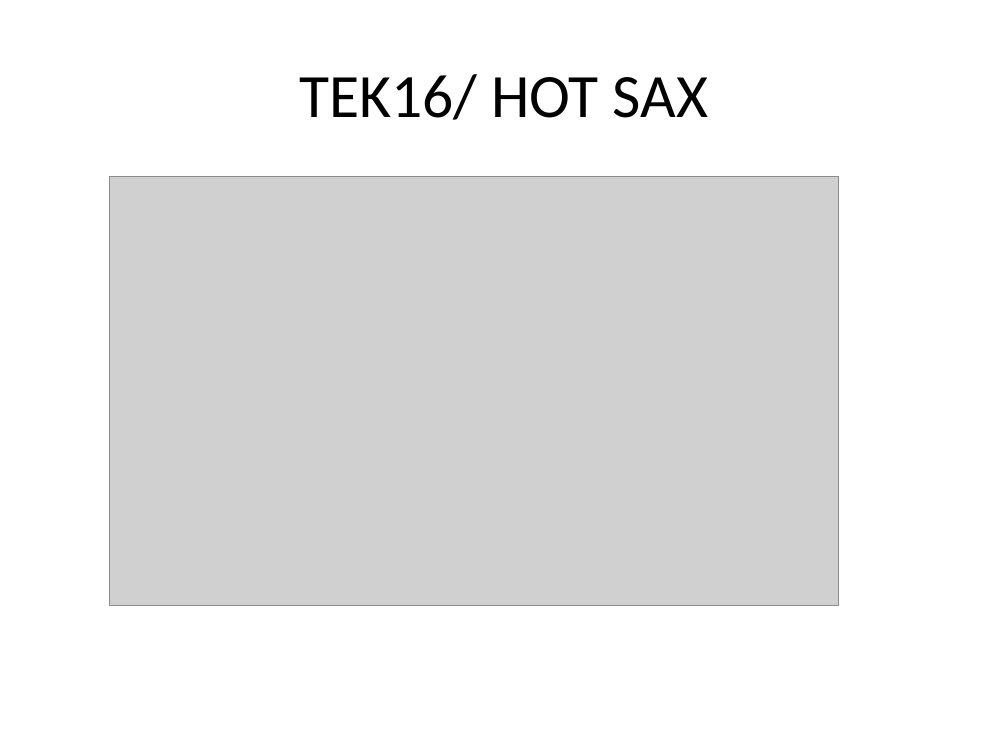
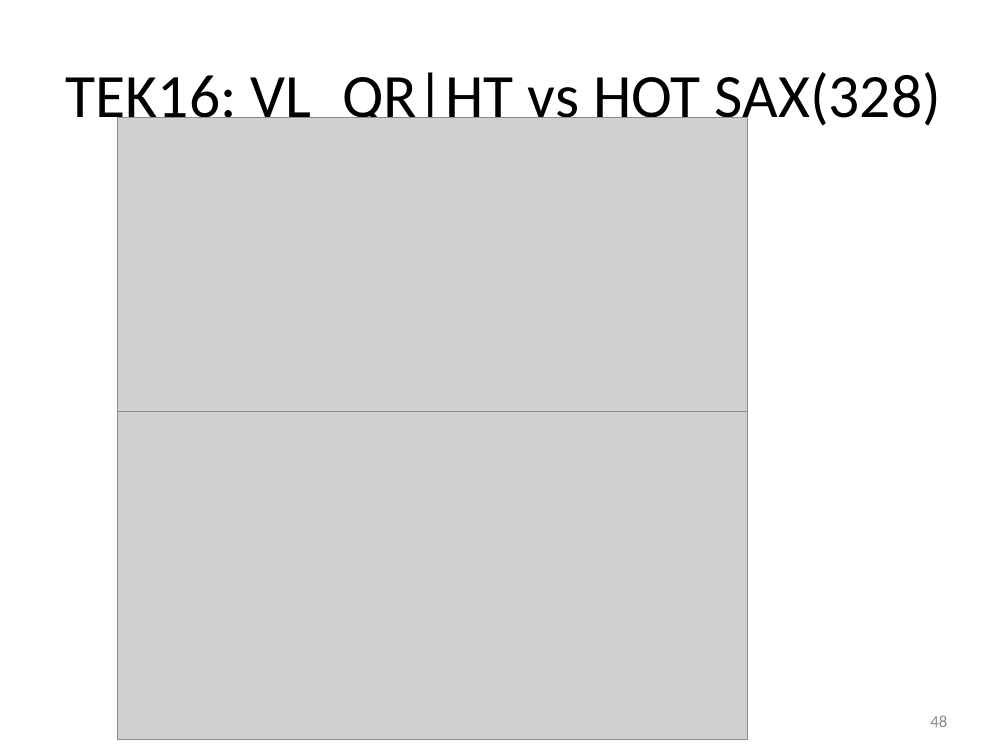
Before and after one commit to vyngo/caohoc-project-name, a slide deck: slide 48 of Report/pre.pptx (slide 55 before the commit). Drawn at 1008x756 pixels with LibreOffice and Linux fonts; fonts in the diff are those of the drawing; grey boxes stand for pictures. Boxes give left, top, right and bottom in pixels: in the first picture for what was removed or moved away, otherwise in the second. Text is boxed around its words. In the diff, an @@ line names an element or a change of style, - is before the commit and + after.

```diff
--- a/Report/pre.pptx
+++ b/Report/pre.pptx
@@ title at [66, 72, 941, 132]: text changed @@
-TEK16/ HOT SAX
+TEK16: VL_QR|HT vs HOT SAX(328)
@@ picture added at [118, 118, 748, 420] @@
@@ picture removed at [109, 176, 838, 606] @@
@@ picture added at [118, 411, 748, 739] @@
@@ page number added at [930, 715, 947, 727], 12 pt, text #8C8C8C @@
+48
```
Also in this commit, not shown: 27 other slides changed, 9 slides added, 12 slides removed, 1 other file.
